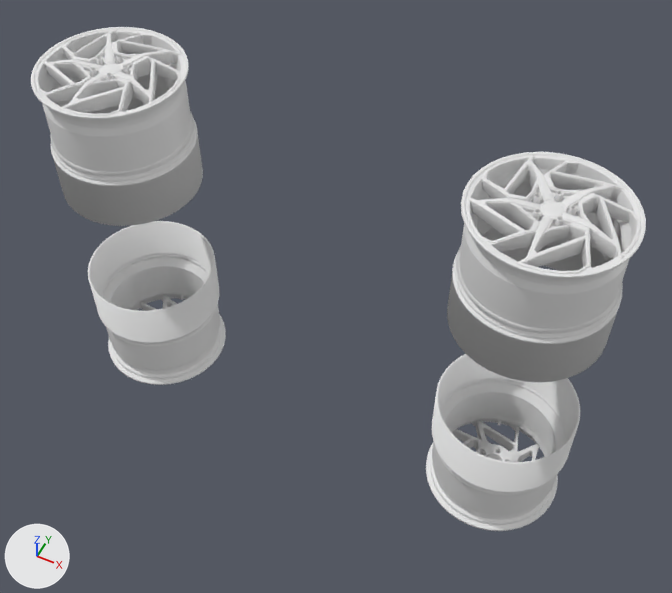
Two versions of the glTF model public/models/car/default/wheels1.glb, one commit apart.
One viewpoint serves both versions: a 50 mm camera at (0.884, -1.691, 1.878) aimed at (0.103, -0.128, -0.075). Arrows for +X, +Y and +Z are at lower left; the lights stay in place. The older version comes first. Where no turn or scale is listed for an object, it has been applied to the vertices.

In view in the first picture: 'Rim', 'Rim.001', 'Rim.002', 'Rim.003' and 2 more.
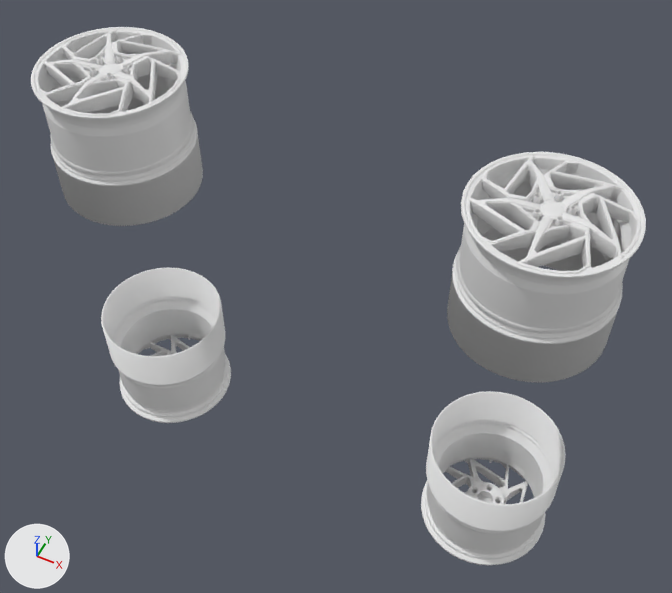
The newer file is also turned or shifted as a whole; pictures and numbers use the older file's frame.

Location of each change, [x1, y1, x2, y2] in pixels of the pictures (672 x 593 px):
'Rim.002', moved
    before: [426, 354, 580, 531]
    after: [421, 391, 566, 565]
'Rim.003', moved
    before: [88, 221, 226, 385]
    after: [101, 268, 231, 423]

Edits to the bpy script that builds the scene:
```text
Change ob_rim_002:
    ob_rim_002.location: (0.149, 0.0, 0.0) -> (0.149, 0.0, -0.215)
Change ob_rim_003:
    ob_rim_003.location: (0.149, 0.0, 0.0) -> (0.149, 0.0, -0.215)
```
